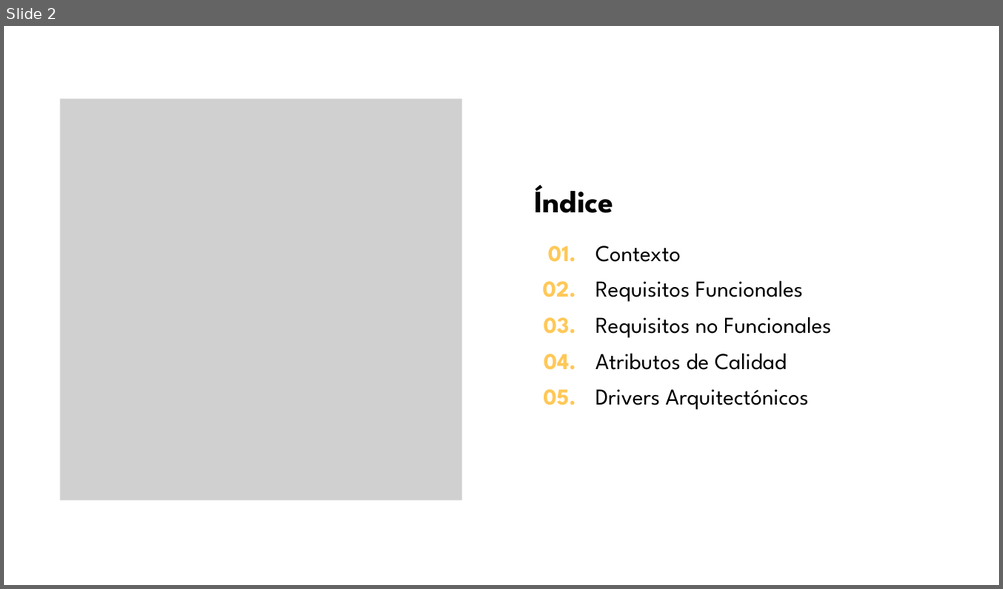
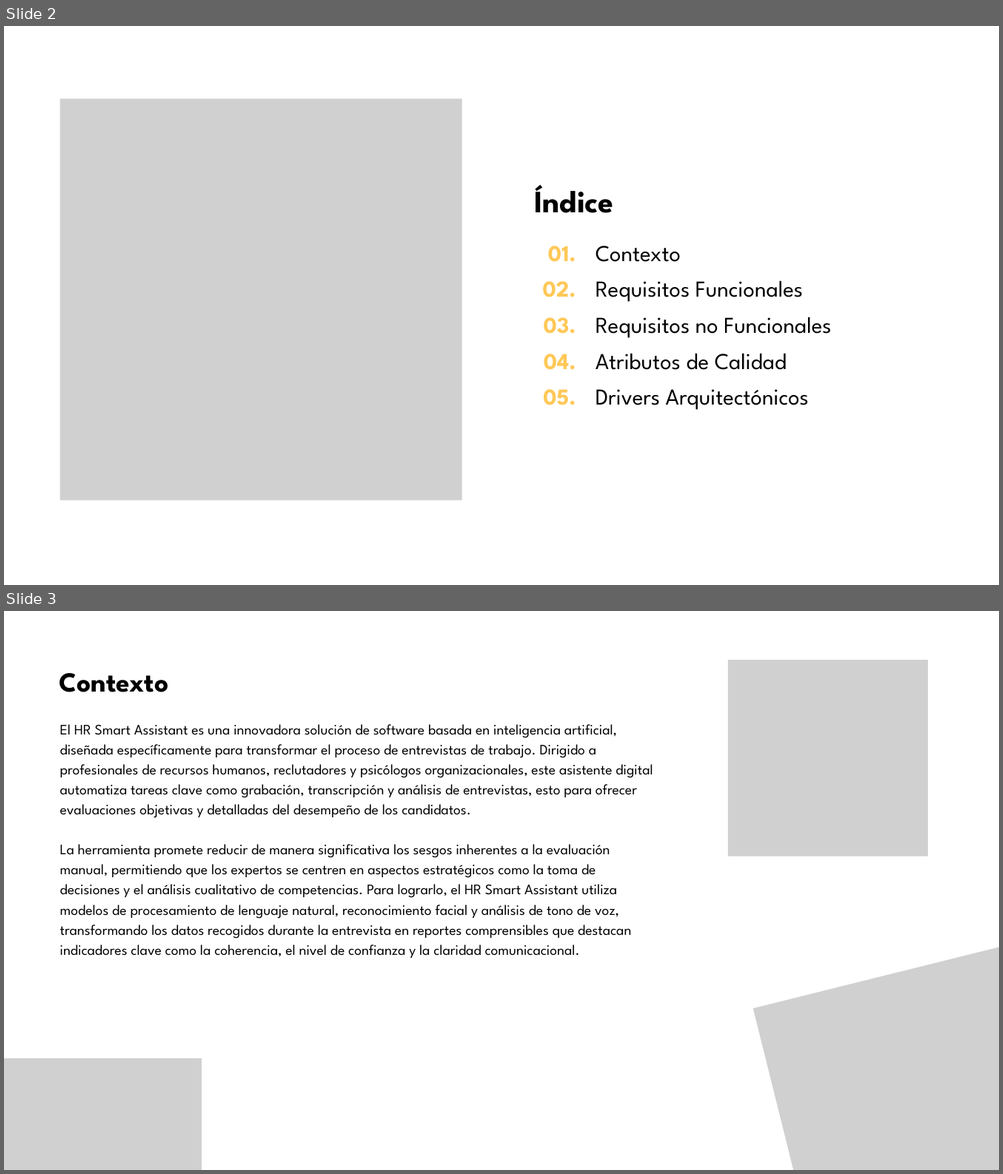
Before and after one commit to Jucer74/SoftwareArchitecture, a slide deck: Project/Context/hrsmartassistant.context.pptx. Shown one above the other, each under a label of ours: slide 2 before the commit, slides 2 and 3 after it. The pictures are 1003x589 and 1003x1174 pixels, drawn with LibreOffice and Linux fonts; fonts in the diff are those of the drawing; grey boxes stand for pictures. Boxes give left, top, right and bottom in pixels: in the first picture for what was removed or moved away, otherwise in the second. Text is boxed around its words. In the diff, an @@ line names an element or a change of style, - is before the commit and + after.

```diff
--- a/Project/Context/hrsmartassistant.context.pptx
+++ b/Project/Context/hrsmartassistant.context.pptx
@@ slide 3 added at (4, 611, 999, 1170), background #FFFFFF @@
@@ text added at (60, 673, 169, 692), 40 pt, text #000000, bold @@
+Contexto
@@ picture added at (728, 660, 928, 856) @@
@@ text added at (60, 724, 652, 958), 21 pt, text #000000 @@
+El HR Smart Assistant es una innovadora solución de software basada en inteligencia artificial, diseñada específicamente para transformar el proceso de entrevistas de trabajo. Dirigido a profesionales de recursos humanos, reclutadores y psicólogos organizacionales, este asistente digital automatiza tareas clave como grabación, transcripción y análisis de entrevistas, esto para ofrecer evaluaciones objetivas y detalladas del desempeño de los candidatos.
+La herramienta promete reducir de manera significativa los sesgos inherentes a la evaluación manual, permitiendo que los expertos se centren en aspectos estratégicos como la toma de decisiones y el análisis cualitativo de competencias. Para lograrlo, el HR Smart Assistant utiliza modelos de procesamiento de lenguaje natural, reconocimiento facial y análisis de tono de voz, transformando los datos recogidos durante la entrevista en reportes comprensibles que destacan indicadores clave como la coherencia, el nivel de confianza y la claridad comunicacional.
@@ picture added at (753, 943, 999, 1170) @@
@@ picture added at (4, 1059, 202, 1170) @@
```
Also in this commit, not shown: 3 other slides added, 1 slide removed.
